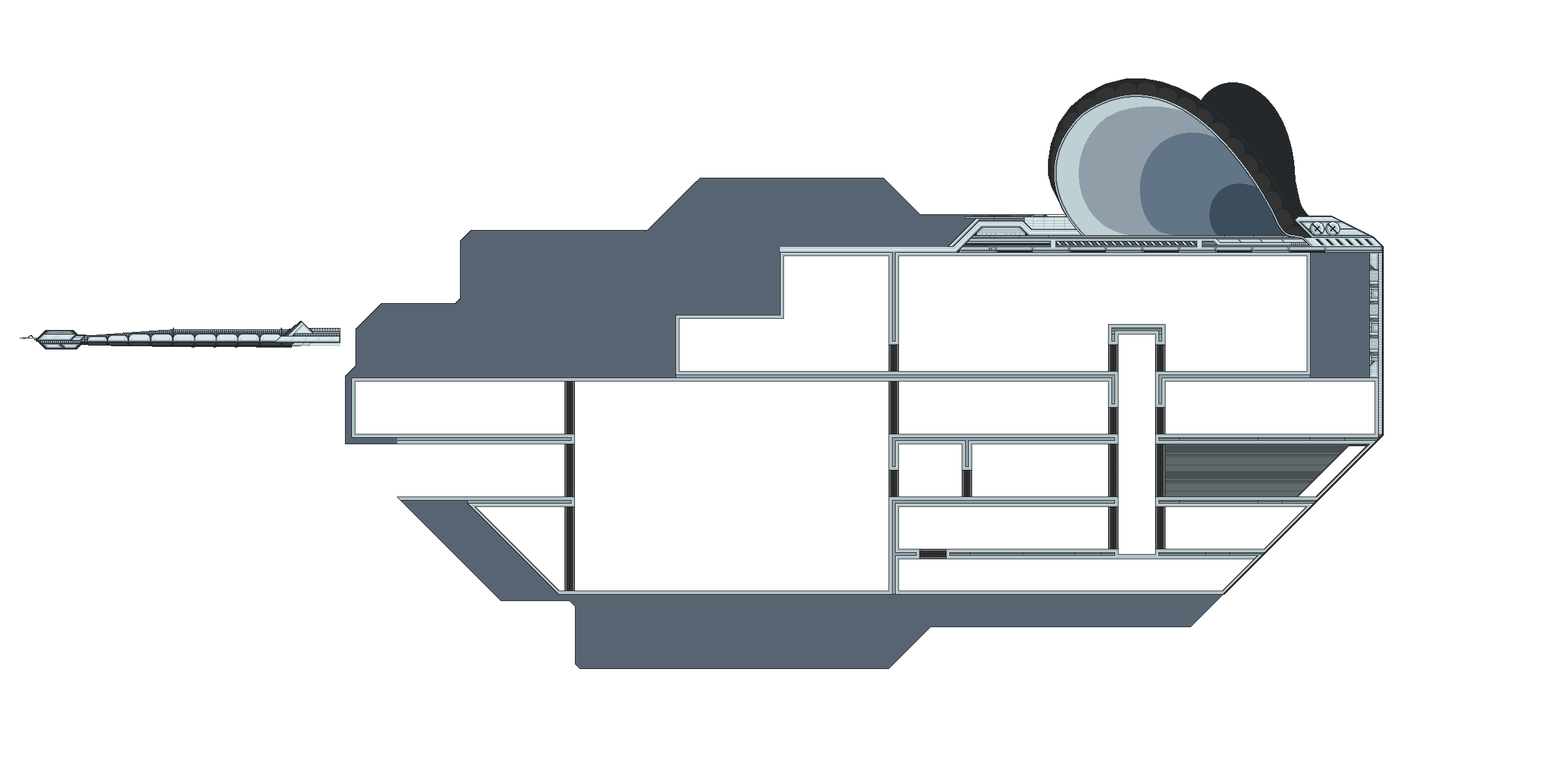
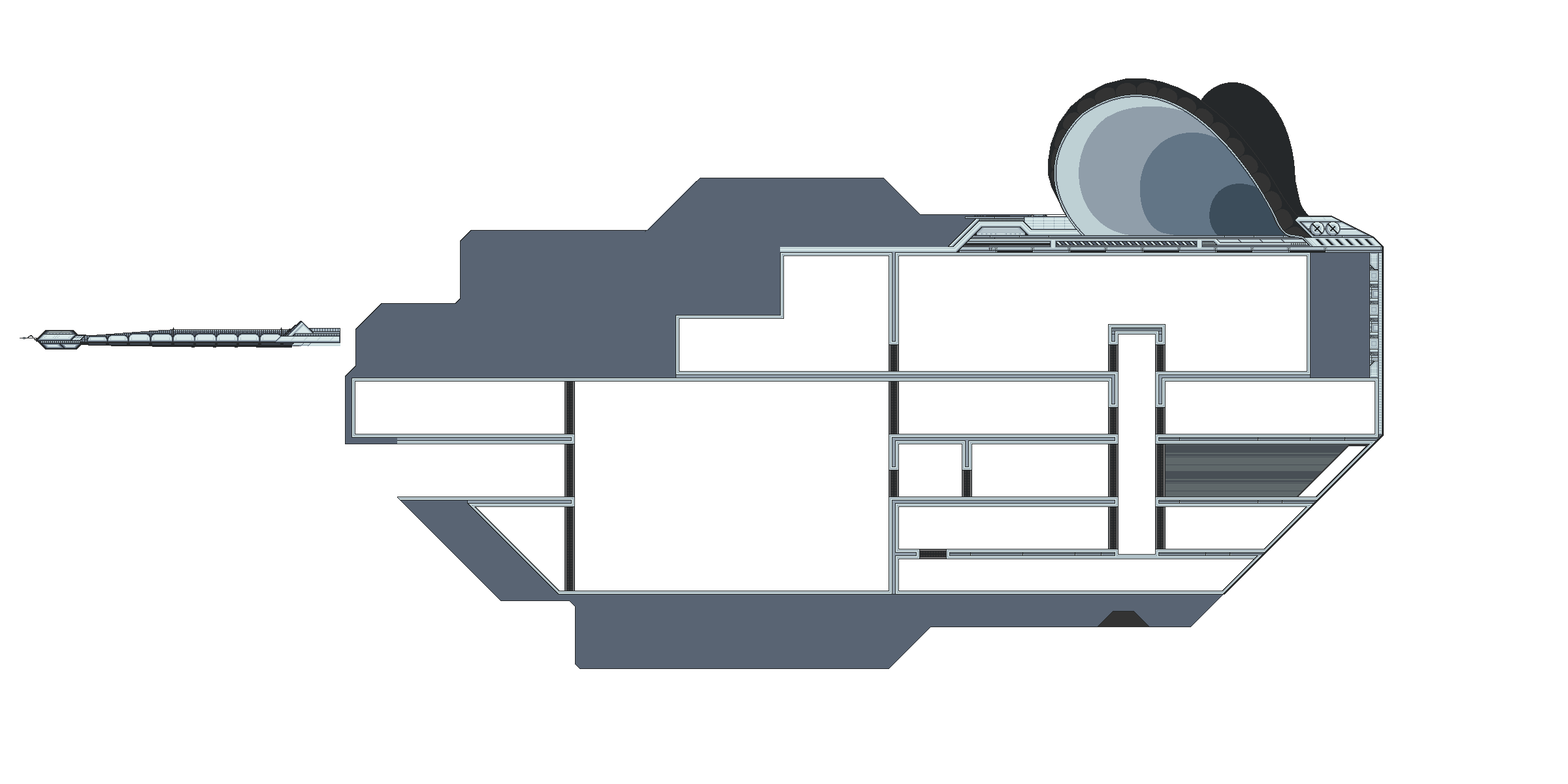
Before/after of a 1568 x 784 layered artwork. What changed in the layer stack:
painted on "greebles" over [1097, 610, 1150, 628]
painted on "interior" over [1097, 611, 1150, 628]